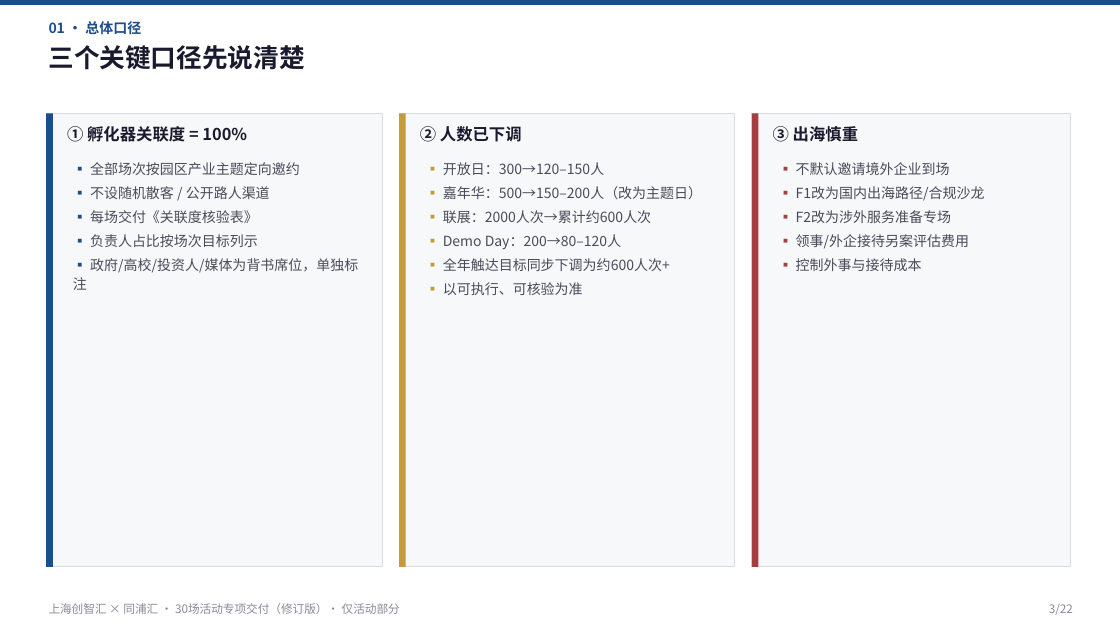
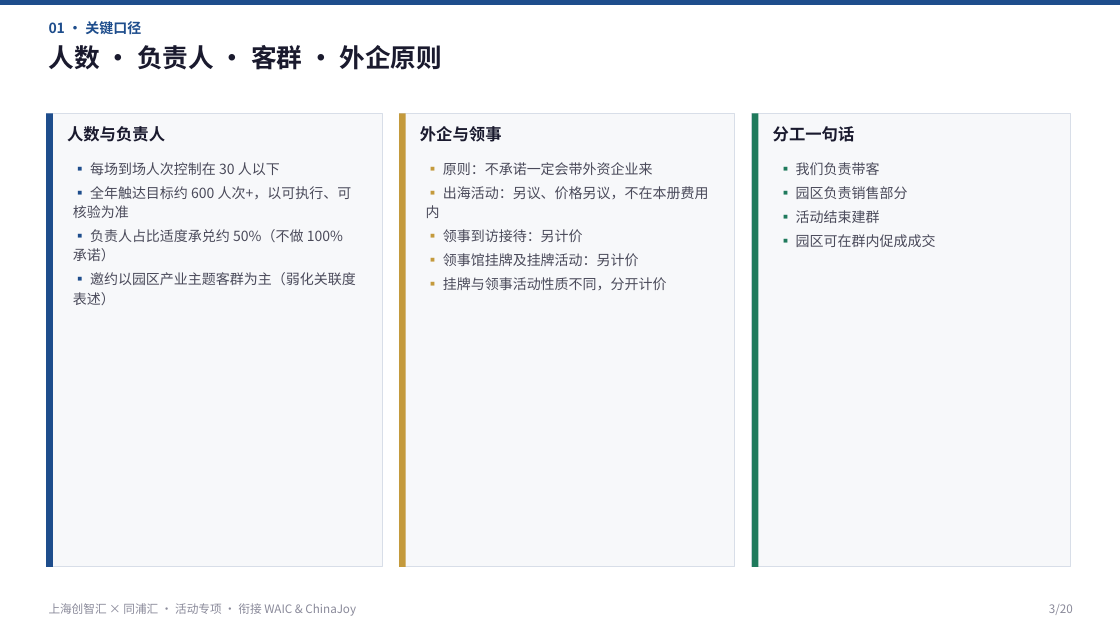
Before and after one commit to hujigang2010-maker/AIDEN, a slide deck: slide 3 of proposal/chuangzhihui-30-events-activity-only-rev.pptx. Drawn at 1120x630 pixels with LibreOffice and Linux fonts; fonts in the diff are those of the drawing. Boxes give left, top, right and bottom in pixels: in the first picture for what was removed or moved away, otherwise in the second. Text is boxed around its words. In the diff, an @@ line names an element or a change of style, - is before the commit and + after.

```diff
--- a/proposal/chuangzhihui-30-events-activity-only-rev.pptx
+++ b/proposal/chuangzhihui-30-events-activity-only-rev.pptx
@@ text at bbox=[49, 21, 141, 35]: text changed @@
-01 · 总体口径
+01 · 关键口径
@@ text at bbox=[49, 45, 443, 70]: text changed @@
-三个关键口径先说清楚
+人数 · 负责人 · 客群 · 外企原则
@@ rectangle at bbox=[752, 113, 759, 567]: fill #A63D40 to #1F7A5C @@
@@ text at bbox=[67, 126, 165, 142]: text changed @@
-① 孵化器关联度 = 100%
+人数与负责人
@@ text at bbox=[420, 126, 502, 142]: text changed @@
-② 人数已下调
+外企与领事
@@ text at bbox=[773, 126, 855, 142]: text changed @@
-③ 出海慎重
+分工一句话
@@ text at bbox=[73, 162, 356, 305]: text changed @@
-▪ 全部场次按园区产业主题定向邀约
-▪ 不设随机散客 / 公开路人渠道
-▪ 每场交付《关联度核验表》
-▪ 负责人占比按场次目标列示
-▪ 政府/高校/投资人/媒体为背书席位，单独标注
+▪ 每场到场人次控制在 30 人以下
+▪ 全年触达目标约 600 人次+，以可执行、可核验为准
+▪ 负责人占比适度承兑约 50%（不做 100% 承诺）
+▪ 邀约以园区产业主题客群为主（弱化关联度表述）
@@ text at bbox=[426, 162, 709, 290]: text changed @@
-▪ 开放日：300→120–150人
-▪ 嘉年华：500→150–200人（改为主题日）
-▪ 联展：2000人次→累计约600人次
-▪ Demo Day：200→80–120人
-▪ 全年触达目标同步下调为约600人次+
-▪ 以可执行、可核验为准
+▪ 原则：不承诺一定会带外资企业来
+▪ 出海活动：另议、价格另议，不在本册费用内
+▪ 领事到访接待：另计价
+▪ 领事馆挂牌及挂牌活动：另计价
+▪ 挂牌与领事活动性质不同，分开计价
@@ text at bbox=[796, 162, 936, 247]: text changed @@
-▪ 不默认邀请境外企业到场
-▪ F1改为国内出海路径/合规沙龙
-▪ F2改为涉外服务准备专场
-▪ 领事/外企接待另案评估费用
-▪ 控制外事与接待成本
+▪ 我们负责带客
+▪ 园区负责销售部分
+▪ 活动结束建群
+▪ 园区可在群内促成成交
@@ text at bbox=[49, 603, 356, 616]: text changed @@
-上海创智汇 × 同浦汇 · 30场活动专项交付（修订版）· 仅活动部分
+上海创智汇 × 同浦汇 · 活动专项 · 衔接 WAIC & ChinaJoy
@@ text at bbox=[1049, 604, 1073, 615]: text changed @@
-3/22
+3/20
```
Also in this commit, not shown: 9 other slides changed, 10 slides added, 12 slides removed, 8 other files.
